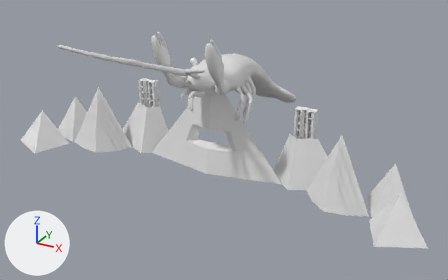
Renders of the FBX model koura/koura_stage_model_v3.fbx from each side of a commit.
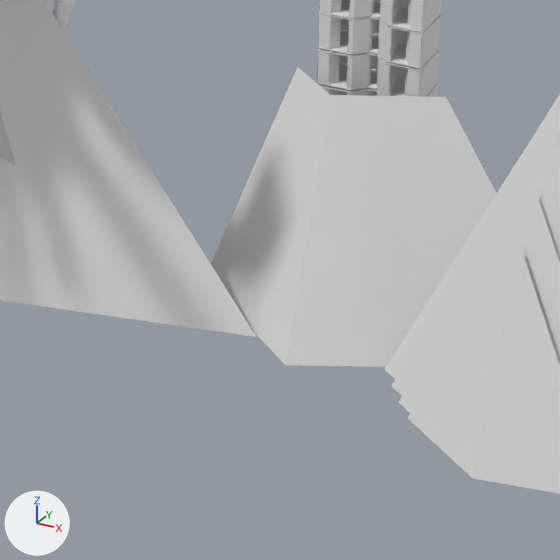
The first picture shows the older version from a camera (50 mm lens) standing at (18.6, -28.9, 18.4) and looking at (1.3, 2.6, 2.6). The close-ups show both versions on the part from 52% to 76% of the width and 43% to 81% of the height of that picture; other places that the commit changed are outside them. Every picture has the same lights, and +X, +Y and +Z are marked at lower left. Where no turn or scale is listed for an object, it has been applied to the vertices. Vertices at the same position are counted once.

Before the edit, the objects in view are built like this:
```python
me_icosphere_002 = bpy.data.meshes.new('Icosphere.002')
me_icosphere_002.from_pydata([], [], [])
me_lukas_update_009 = bpy.data.meshes.new('lukas_update.009')
me_lukas_update_009.from_pydata([(6.71, 1.32, 3.1), (5.5, 0.71, 3.1), (8.69, 1.32, 0.0), (5.5, -0.28, 0.0), (4.83, 1.31, 3.1), (3.71, 1.31, 0.0)], [], [(1, 3, 0), (3, 2, 0), (1, 4, 3), (4, 5, 3)])
me_lukas_update_009.materials.append(mat_steel___satin_002)  # white #e7e7e7
me_lukas_update_014 = bpy.data.meshes.new('lukas_update.014')
me_lukas_update_014.from_pydata(...)  # 22 vertices, 30 faces; spans x -5.0..5.0, y -0.98..0.02, z 0.0..6.49
me_lukas_update_014.materials.append(mat_steel___satin_002)  # white #e7e7e7
ob_mini_r = bpy.data.objects.new('mini R', me_icosphere_002)
ob_mini_r.location = (6.02, 2.58, -0.09)
ob_mini_r.rotation_euler = (0.0, 0.0, -0.694)  # degrees (0, 0, -40)
ob_mini_r.scale = (0.268, 0.268, 0.268)
ob_stage_c = bpy.data.objects.new('stage C', me_lukas_update_014)
ob_stage_c.location = (0.0, 3.46, 0.0)
ob_stage_r1 = bpy.data.objects.new('stage R1', me_lukas_update_009)
ob_stage_r1.location = (0.08, 3.27, 0.0)
# also in view: 'tops R' at (5.9, 4.8, 3.7); 'stage R2' at (8.8, 2.5, 2.2)
```
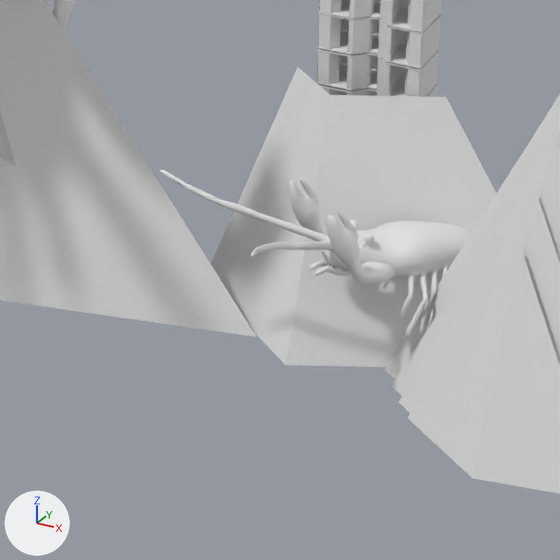
Where the newer file only moved an object's origin or applied its transform, the numbers keep the older frame.

The edits, one by one:
me_icosphere_002 is used by ob_mini_r; location (6.02, 2.58, -0.09); rotation (0.0, 0.0, -0.694), in degrees (0, 0, -40); scale (0.268, 0.268, 0.268).
me_icosphere_002 had 0 vertices, 0 faces and spanned empty.
me_icosphere_002 now has 4277 vertices, 8658 faces and spans x -4.328..4.61, y 2.5..9.867, z -11.366..5.304.
me_icosphere_002 part 1: the whole mesh is rebuilt.
Object 'mini R' (ob_mini_r) turns from (0, 0, -40) to (90, 0, -40) degrees about x, y and z.

Pixel boxes (x1, y1, x2, y2) of what changed, in the close-ups (560 x 560 px):
'mini R', now drawn: after (159, 169, 472, 337)
